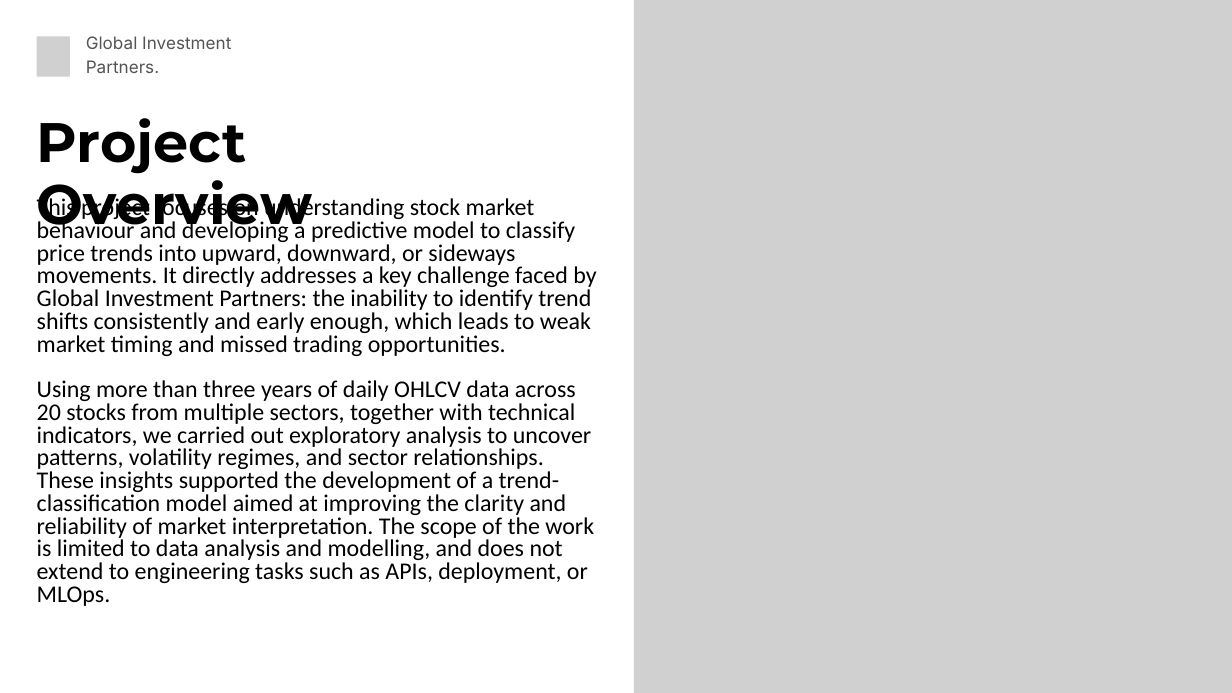
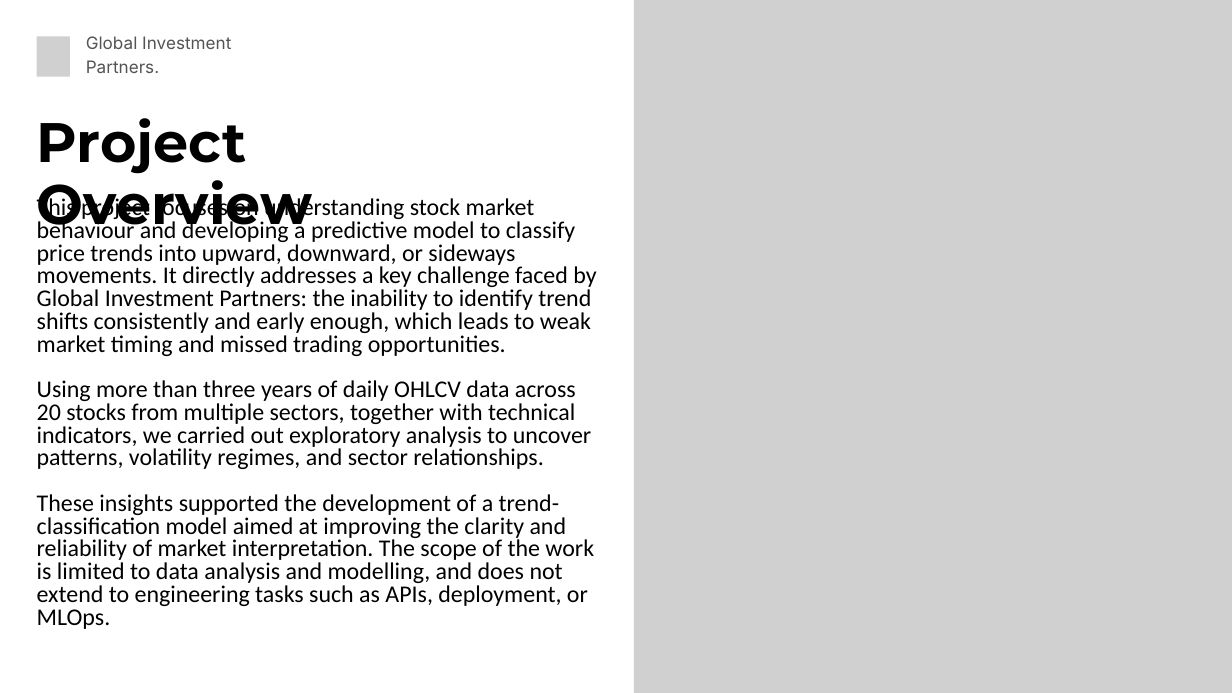
Before and after one commit to Devabebi/Abebi_Muinat_Tijani_week1, a slide deck: slide 2 of docs/stock_market_prediction_ppt.pptx. Drawn at 1232x693 pixels with LibreOffice and Linux fonts; fonts in the diff are those of the drawing; grey boxes stand for pictures. Boxes give left, top, right and bottom in pixels: in the first picture for what was removed or moved away, otherwise in the second. Text is boxed around its words. In the diff, an @@ line names an element or a change of style, - is before the commit and + after.

```diff
--- a/docs/stock_market_prediction_ppt.pptx
+++ b/docs/stock_market_prediction_ppt.pptx
@@ text at (37,380,594,629): text changed @@
-Using more than three years of daily OHLCV data across 20 stocks from multiple sectors, together with technical indicators, we carried out exploratory analysis to uncover patterns, volatility regimes, and sector relationships. These insights supported the development of a trend-classification model aimed at improving the clarity and reliability of market interpretation. The scope of the work is limited to data analysis and modelling, and does not extend to engineering tasks such as APIs, deployment, or MLOps.
+Using more than three years of daily OHLCV data across 20 stocks from multiple sectors, together with technical indicators, we carried out exploratory analysis to uncover patterns, volatility regimes, and sector relationships.
+These insights supported the development of a trend-classification model aimed at improving the clarity and reliability of market interpretation. The scope of the work is limited to data analysis and modelling, and does not extend to engineering tasks such as APIs, deployment, or MLOps.
```
Also in this commit, not shown: 4 other slides changed, 3 slides added, 3 slides removed, 1 other file.
